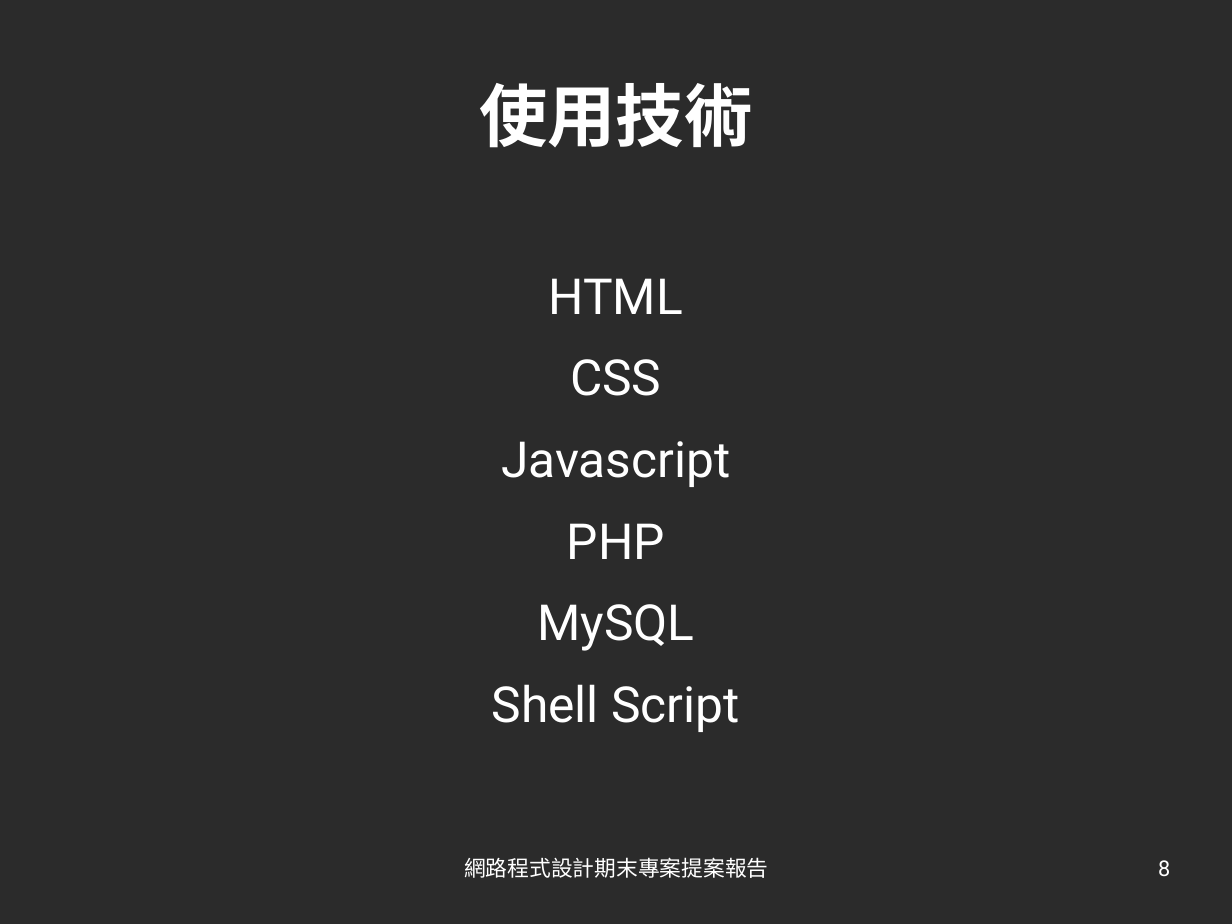
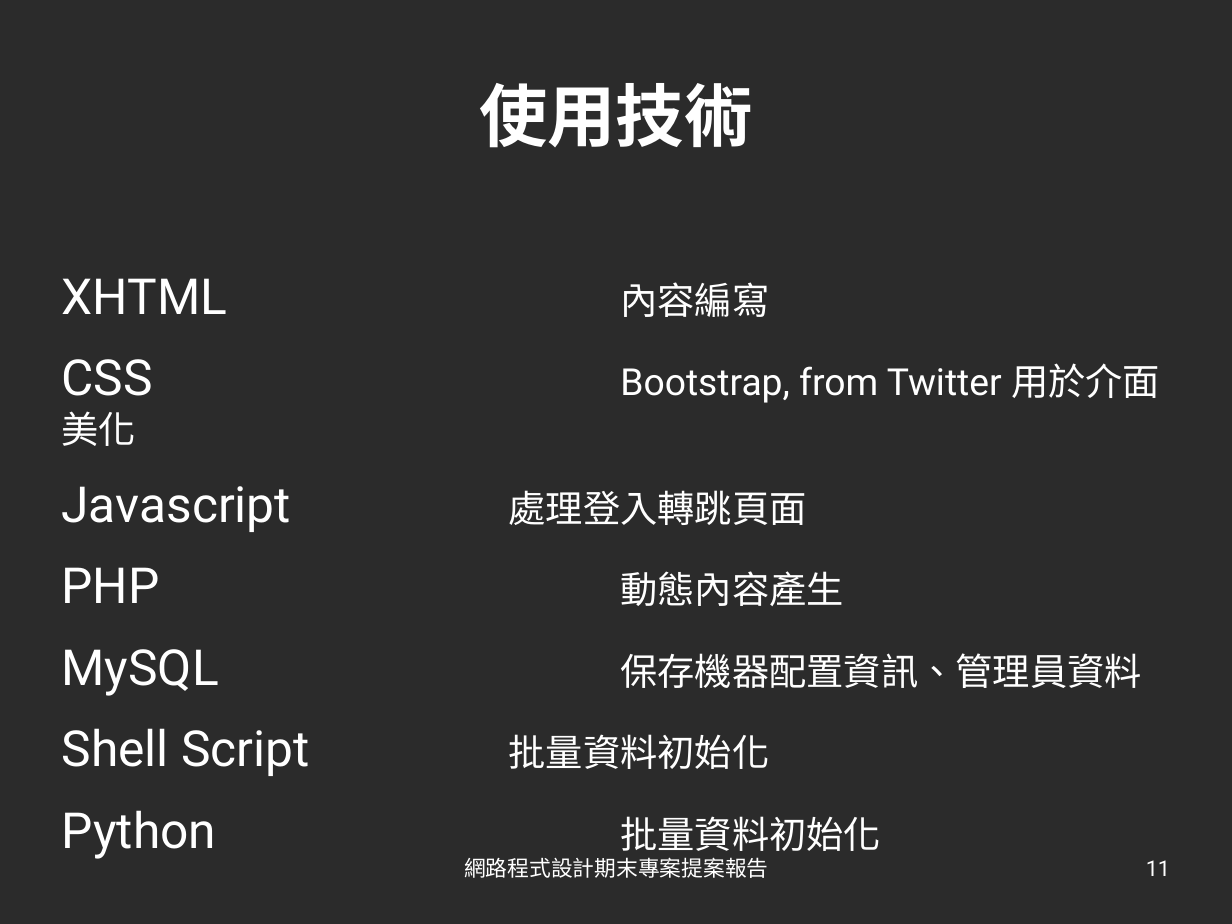
Before and after one commit to brlin-tw/NetAdminIPTableCorporate, a slide deck: slide 11 of meta/Manual/Project_manual.odp (slide 8 before the commit). Drawn at 1232x924 pixels with LibreOffice and Linux fonts; fonts in the diff are those of the drawing; background and template pictures are left out; a plain dark background stands for a picture behind light text. Boxes give left, top, right and bottom in pixels: in the first picture for what was removed or moved away, otherwise in the second. Text is boxed around its words. In the diff, an @@ line names an element or a change of style, - is before the commit and + after.

```diff
--- a/meta/Manual/Project_manual.odp
+++ b/meta/Manual/Project_manual.odp
@@ text at (62, 278, 1160, 859): text changed; size 32 to 24 pt @@
-HTML
-CSS
-Javascript
-PHP
-MySQL
-Shell Script
+XHTML 內容編寫
+CSS Bootstrap, from Twitter 用於介面美化
+Javascript 處理登入轉跳頁面
+PHP 動態內容產生
+MySQL 保存機器配置資訊、管理員資料
+Shell Script 批量資料初始化
+Python 批量資料初始化
@@ page number at (1146, 860, 1170, 876): text changed @@
-8
+11
```
Also in this commit, not shown: 5 other slides changed, 3 slides added.
